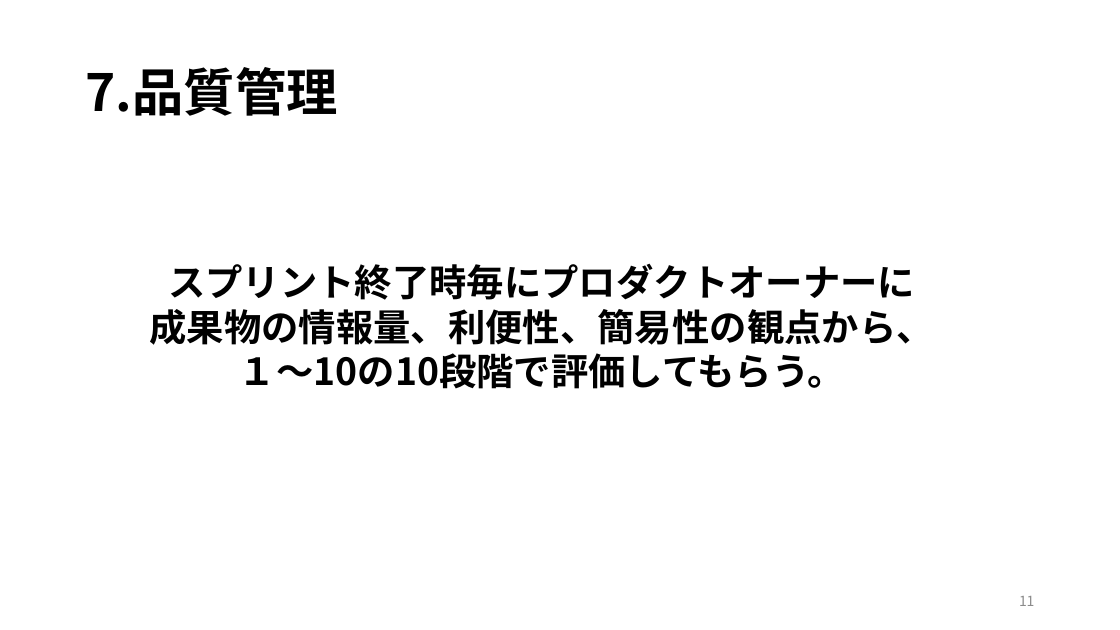
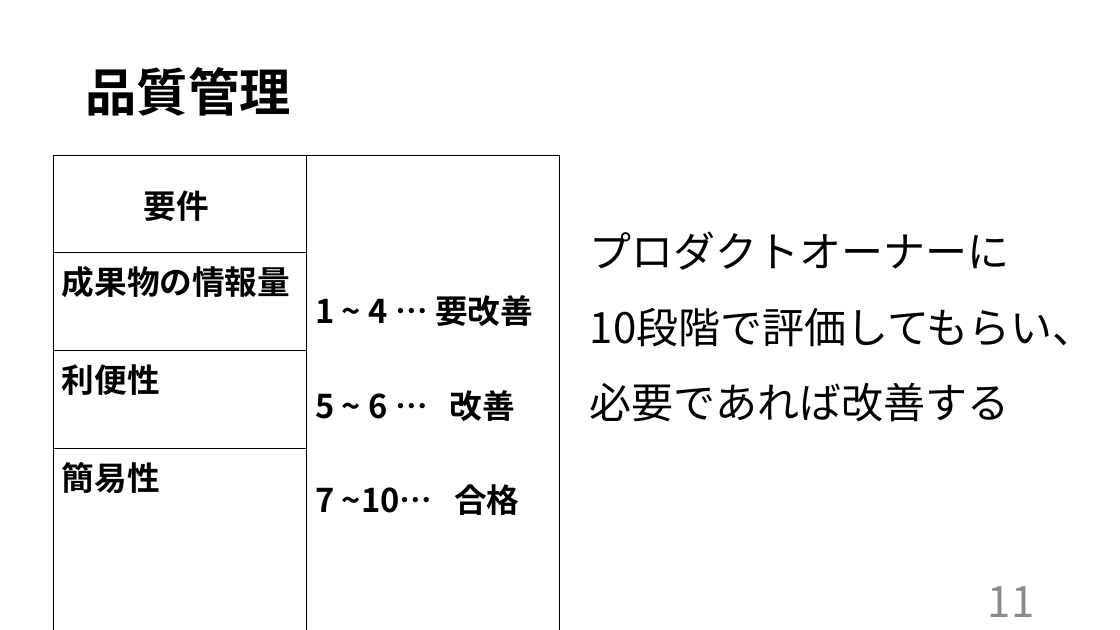
Before and after one commit to kazukiyoshida96/PM-, a slide deck: slide 14 of ＰＭ学科専用2.pptx (slide 11 before the commit). Drawn at 1120x630 pixels with LibreOffice and Linux fonts; fonts in the diff are those of the drawing. Boxes give left, top, right and bottom in pixels: in the first picture for what was removed or moved away, otherwise in the second. Text is boxed around its words. In the diff, an @@ line names an element or a change of style, - is before the commit and + after.

```diff
--- a/ＰＭ学科専用2.pptx
+++ b/ＰＭ学科専用2.pptx
@@ title at (85,67,290,116): text changed @@
-7.品質管理
+品質管理
@@ table added at (54,155,560,546), 4 rows, 2 columns @@
+要件 | 1 ~ 4 … 要改善 / 5 ~ 6 … 改善 / 7 ~10… 合格
+成果物の情報量 | 
+利便性 | 
+簡易性 | 
@@ text at (590,231,1095,422): text changed; size 32 to 36 pt; bold off @@
-スプリント終了時毎にプロダクトオーナーに
-成果物の情報量、利便性、簡易性の観点から、
-１～10の10段階で評価してもらう。
+プロダクトオーナーに
+10段階で評価してもらい、
+必要であれば改善する
@@ text "11" at (988,586,1035,617): size 12 to 36 pt @@
```
Also in this commit, not shown: 11 other slides changed, 4 slides added, 1 slide removed, 7 other files.
